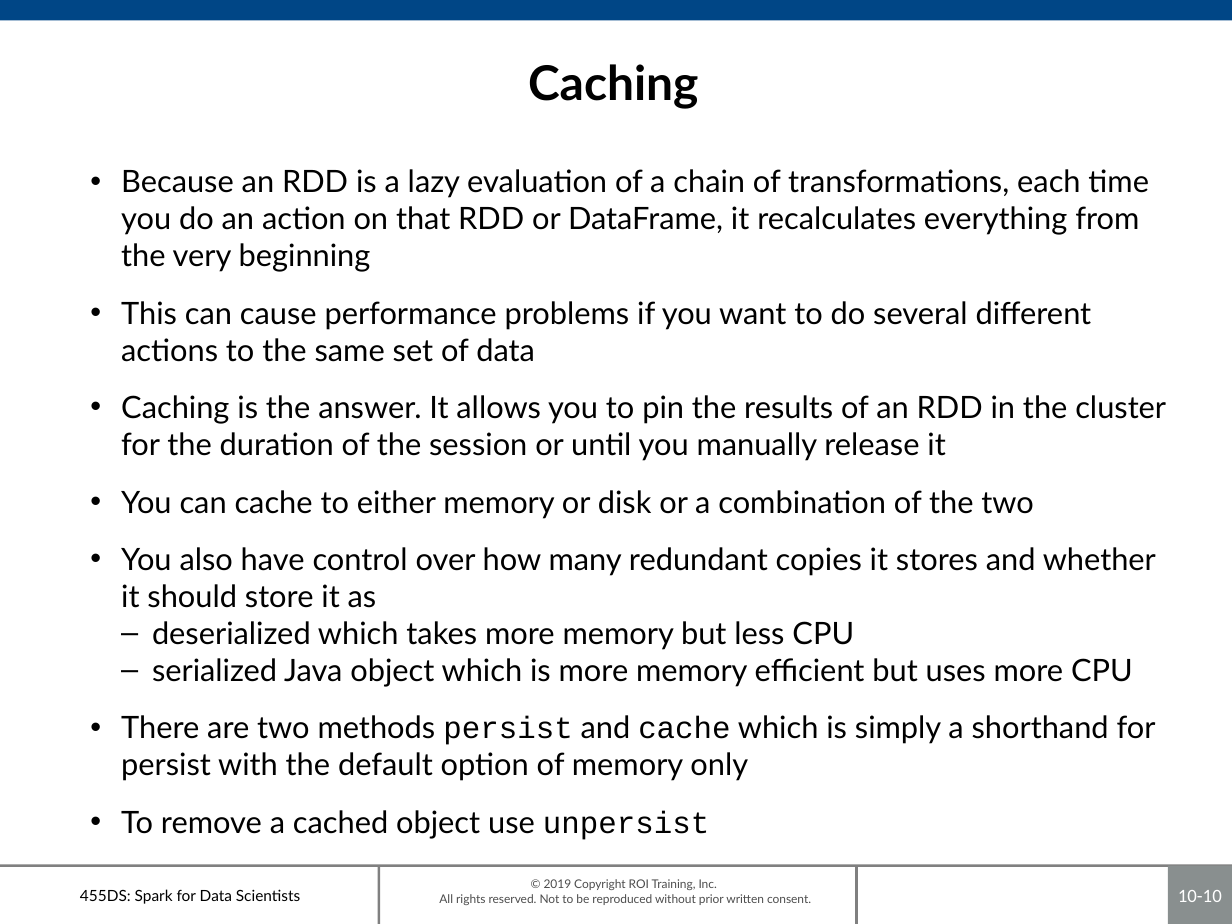
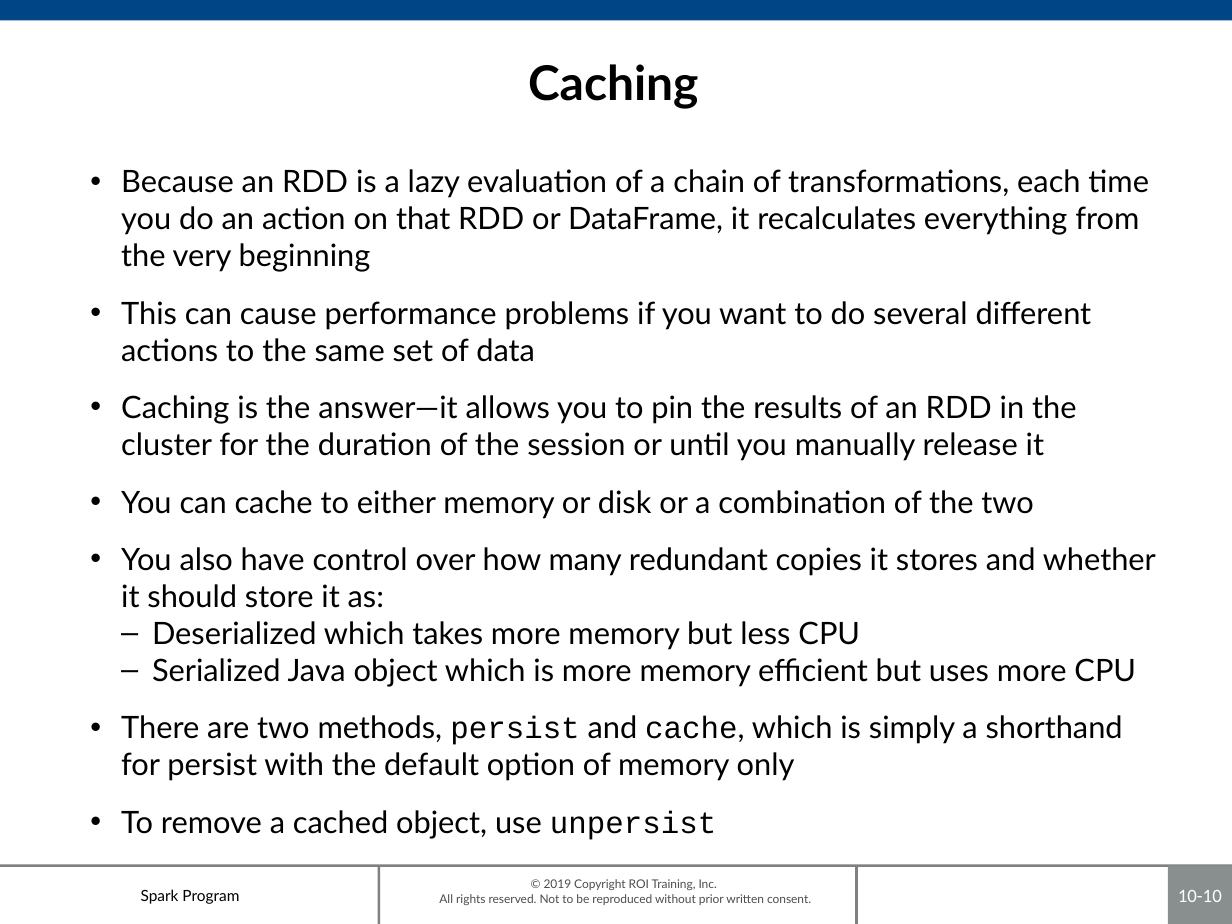
Before and after one commit to roitraining/SparkProgram, a slide deck: slide 10 of Day8/Ch10_NaturalLanguage.pptx. Drawn at 1232x924 pixels with LibreOffice and Linux fonts; fonts in the diff are those of the drawing; background and template pictures are left out. Boxes give left, top, right and bottom in pixels: in the first picture for what was removed or moved away, otherwise in the second. Text is boxed around its words. In the diff, an @@ line names an element or a change of style, - is before the commit and + after.

```diff
--- a/Day8/Ch10_NaturalLanguage.pptx
+++ b/Day8/Ch10_NaturalLanguage.pptx
@@ text at box(121, 395, 1076, 461): text changed @@
-• Caching is the answer. It allows you to pin the results of an RDD in the cluster for the duration of the session or until you manually release it
+• Caching is the answer—it allows you to pin the results of an RDD in the cluster for the duration of the session or until you manually release it
@@ text at box(121, 547, 1156, 840): text changed @@
-• You also have control over how many redundant copies it stores and whether it should store it as
-  – deserialized which takes more memory but less CPU
-  – serialized Java object which is more memory efficient but uses more CPU
-• There are two methods persist and cache which is simply a shorthand for persist with the default option of memory only
-• To remove a cached object use unpersist
+• You also have control over how many redundant copies it stores and whether it should store it as:
+  – Deserialized which takes more memory but less CPU
+  – Serialized Java object which is more memory efficient but uses more CPU
+• There are two methods, persist and cache, which is simply a shorthand for persist with the default option of memory only
+• To remove a cached object, use unpersist
@@ text at box(141, 889, 239, 904): text changed @@
-455DS: Spark for Data Scientists
+Spark Program
```
Also in this commit, not shown: 13 other slides changed, 3 other files.
